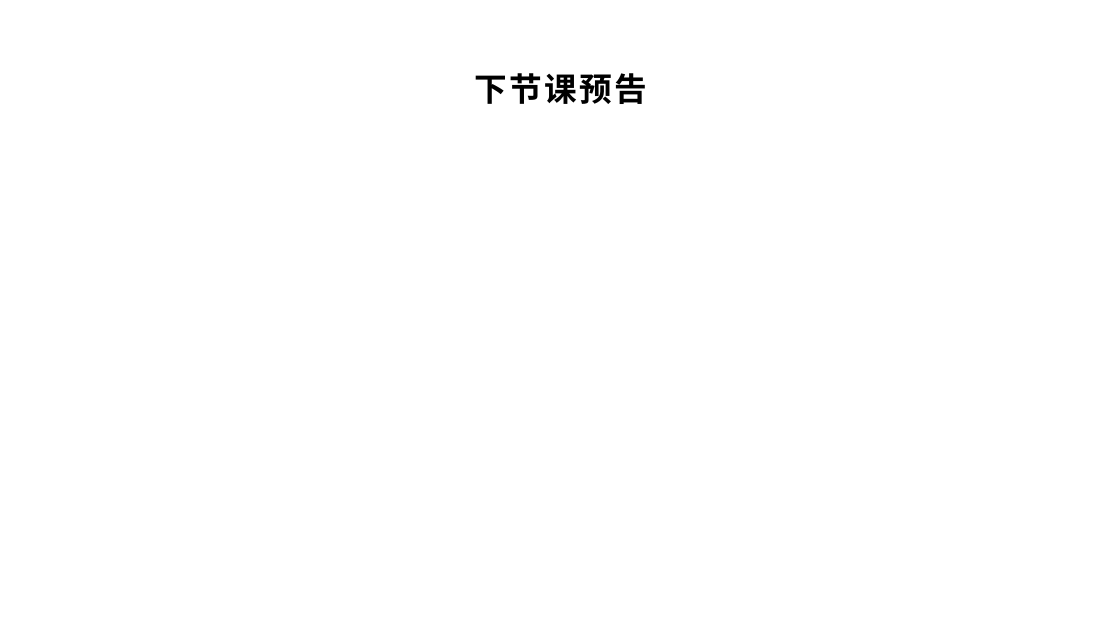
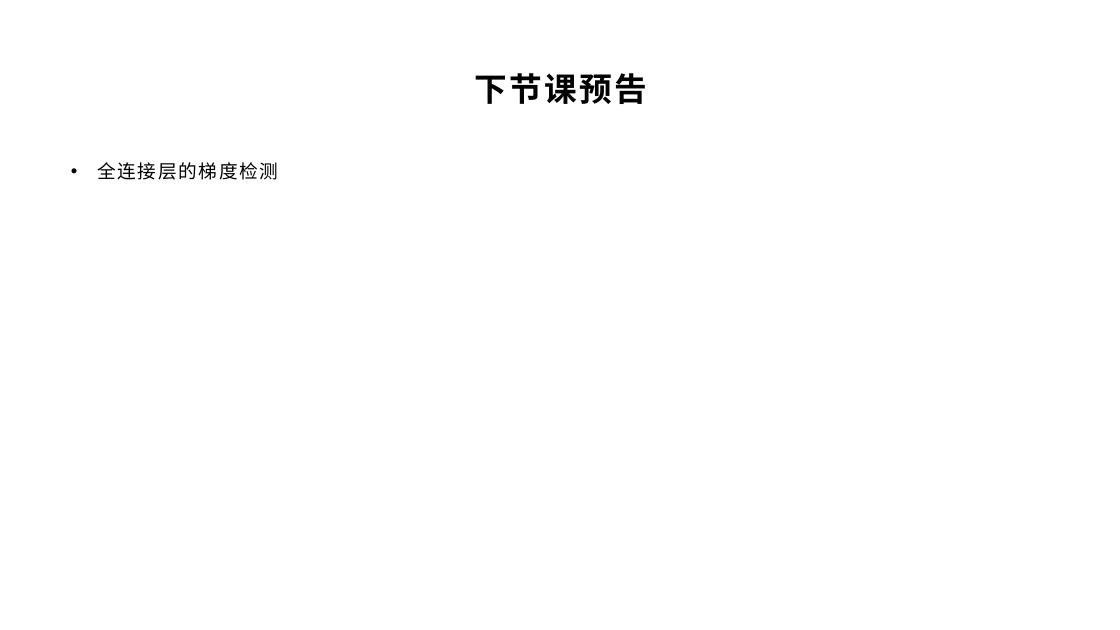
Before and after one commit to yyc-git/DeepLearningEdu, a slide deck: slide 31 of lessons/3_derivation_3/ppt/全连接层的前向和后向传播推导（下）.pptx. Drawn at 1120x630 pixels with LibreOffice and Linux fonts; fonts in the diff are those of the drawing; background and template pictures are left out. Boxes give left, top, right and bottom in pixels: in the first picture for what was removed or moved away, otherwise in the second. Text is boxed around its words. In the diff, an @@ line names an element or a change of style, - is before the commit and + after.

```diff
--- a/lessons/3_derivation_3/ppt/全连接层的前向和后向传播推导（下）.pptx
+++ b/lessons/3_derivation_3/ppt/全连接层的前向和后向传播推导（下）.pptx
@@ text added at [97, 162, 278, 180], 16 pt, text #000000 @@
+• 全连接层的梯度检测
```
Also in this commit, not shown: 2 other slides changed.
